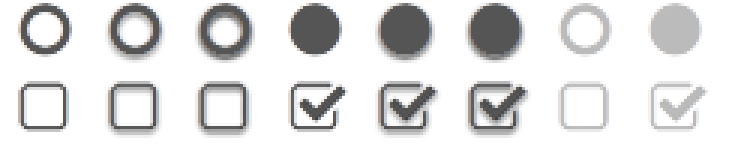
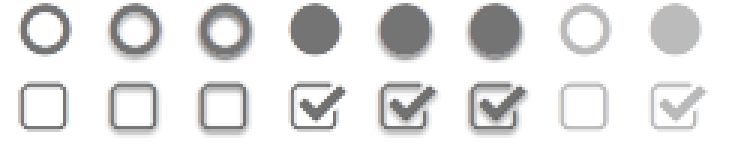
Layers edited between the first and the second w=750, h=150 image:
"Layer 2": opacity 100% → 82% over [108, 3, 162, 57]
"Layer 3": opacity 100% → 82% over [198, 3, 252, 57]
"Layer 4": opacity 100% → 82% over [378, 3, 432, 57]
"Layer 5": opacity 100% → 82% over [468, 3, 522, 57]
"Layer 13": opacity 100% → 82% over [108, 81, 159, 132]
"Layer 12": opacity 100% → 82% over [198, 81, 249, 132]
"Layer 11": opacity 100% → 82% over [378, 81, 438, 132]
"Layer 10": opacity 100% → 82% over [468, 81, 528, 132]
"Layer 8": opacity 100% → 82% over [18, 81, 609, 132]
added group "disabled" with 3 layers above "Layer 1" over [606, 90, 609, 123]
moved "Layer 9" into group "disabled" over [606, 90, 609, 123]
"Layer 1": opacity 100% → 82% over [18, 3, 342, 57]
